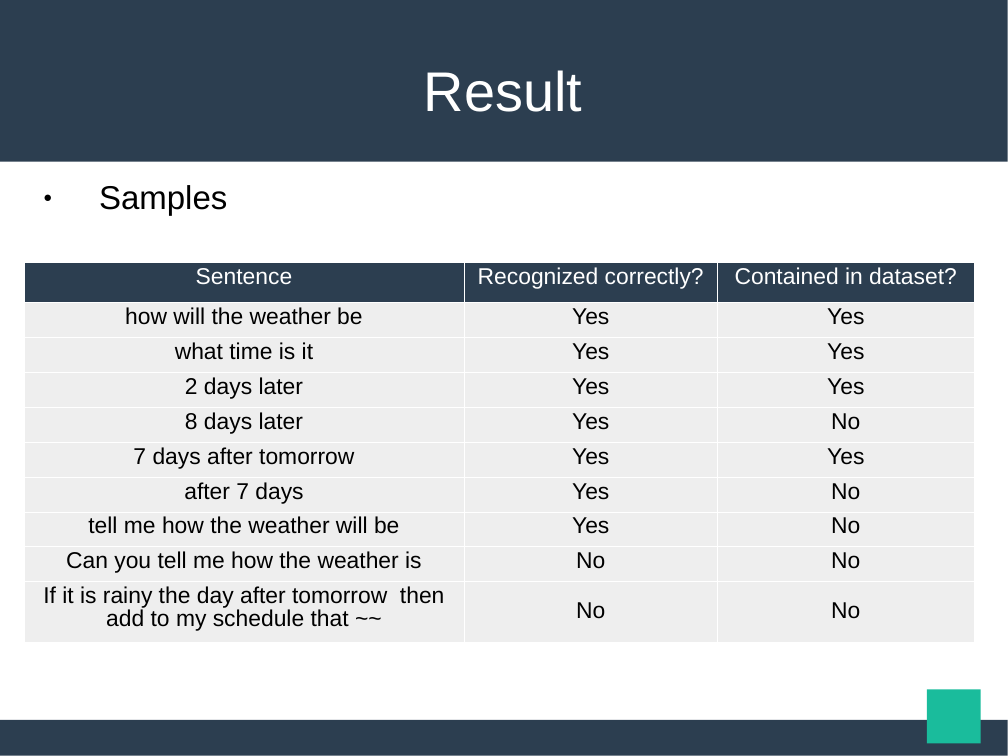
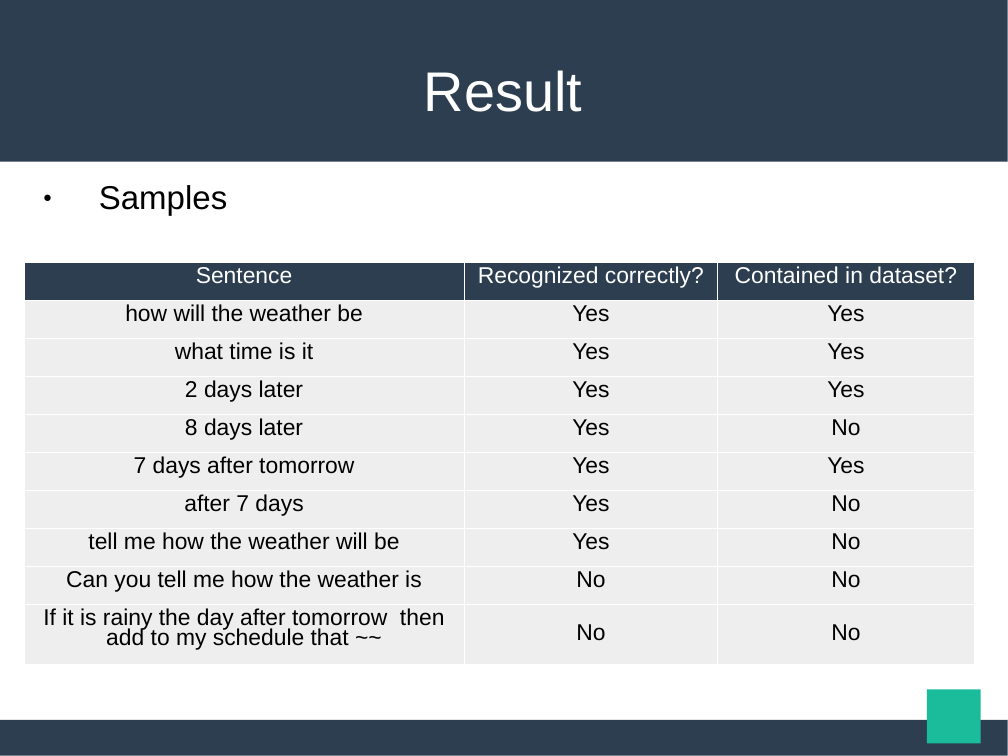
Before and after one commit to maekawatoshiki/neural-machine-translation-demo, a slide deck: slide 15 of NY_slide.ppt. Drawn at 1008x756 pixels with LibreOffice and Linux fonts; fonts in the diff are those of the drawing. Boxes give left, top, right and bottom in pixels: in the first picture for what was removed or moved away, otherwise in the second. Text is boxed around its words. In the diff, an @@ line names an element or a change of style, - is before the commit and + after.

```diff
--- a/NY_slide.ppt
+++ b/NY_slide.ppt
@@ table at [24,263,975,664] @@
@@ line spacing 0.87 to 0.81 @@
```
Also in this commit, not shown: 11 other slides changed, 5 other files.
